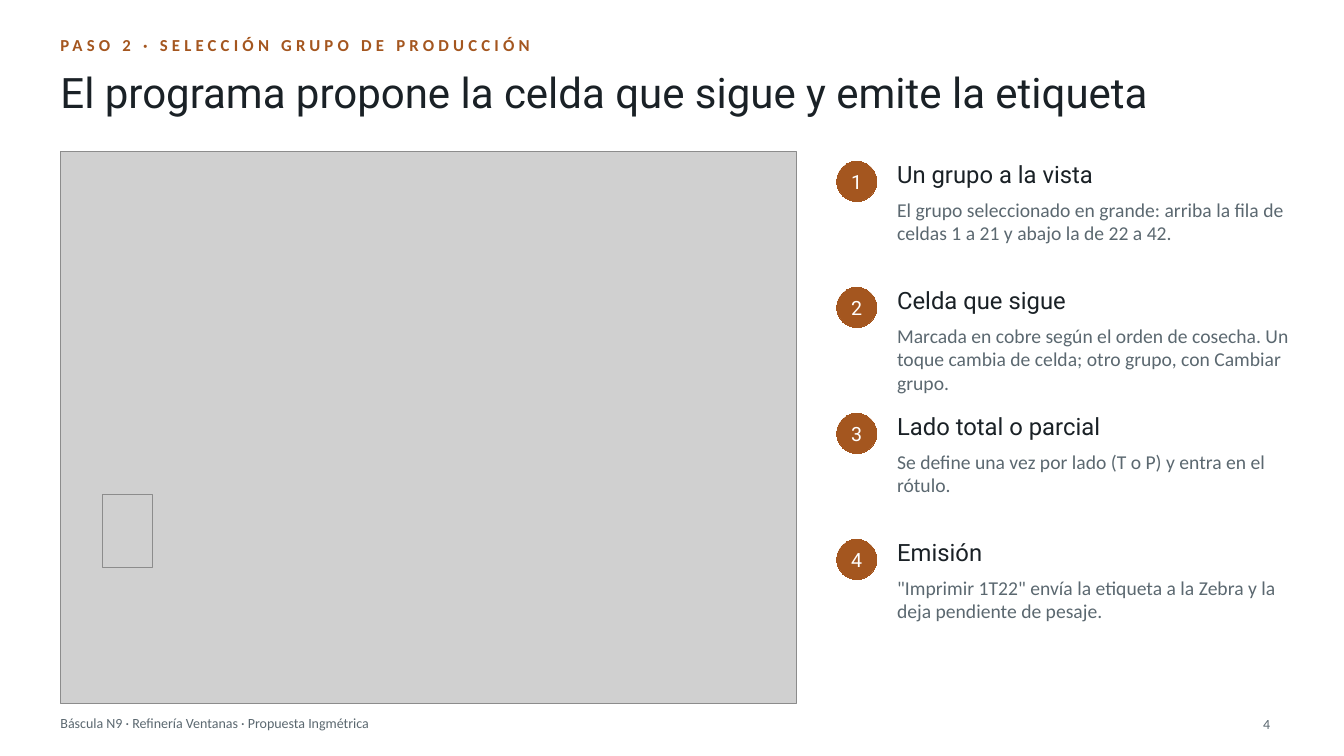
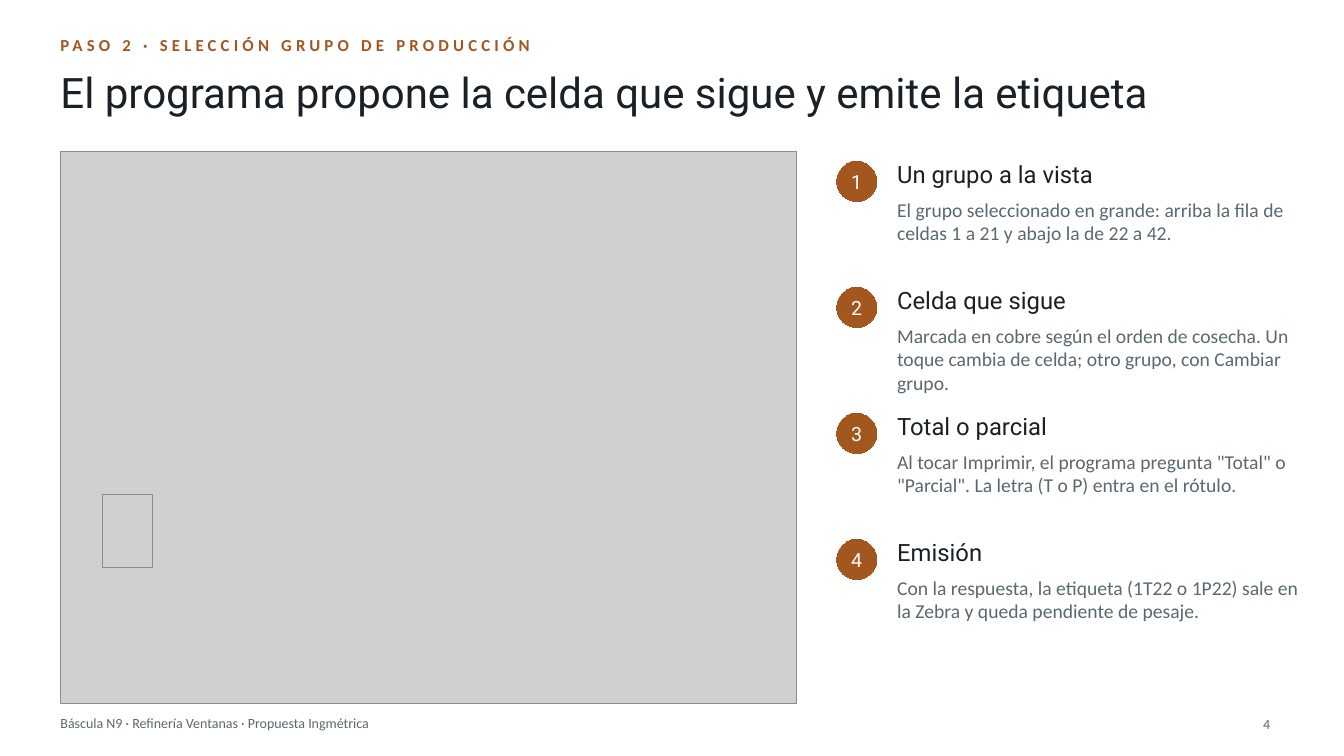
Before and after one commit to BortegaING/Codelco-Proyecto, a slide deck: slide 4 of presentacion/Bascula-N9-Ventanas.pptx. Drawn at 1344x756 pixels with LibreOffice and Linux fonts; fonts in the diff are those of the drawing; grey boxes stand for pictures. Boxes give left, top, right and bottom in pixels: in the first picture for what was removed or moved away, otherwise in the second. Text is boxed around its words. In the diff, an @@ line names an element or a change of style, - is before the commit and + after.

```diff
--- a/presentacion/Bascula-N9-Ventanas.pptx
+++ b/presentacion/Bascula-N9-Ventanas.pptx
@@ text at [897,417,1047,440]: text changed @@
-Lado total o parcial
+Total o parcial
@@ text at [897,455,1285,495]: text changed @@
-Se define una vez por lado (T o P) y entra en el rótulo.
+Al tocar Imprimir, el programa pregunta "Total" o "Parcial". La letra (T o P) entra en el rótulo.
@@ text at [897,581,1298,622]: text changed @@
-"Imprimir 1T22" envía la etiqueta a la Zebra y la deja pendiente de pesaje.
+Con la respuesta, la etiqueta (1T22 o 1P22) sale en la Zebra y queda pendiente de pesaje.
```
Also in this commit, not shown: 1 other slide changed, 12 other files.
